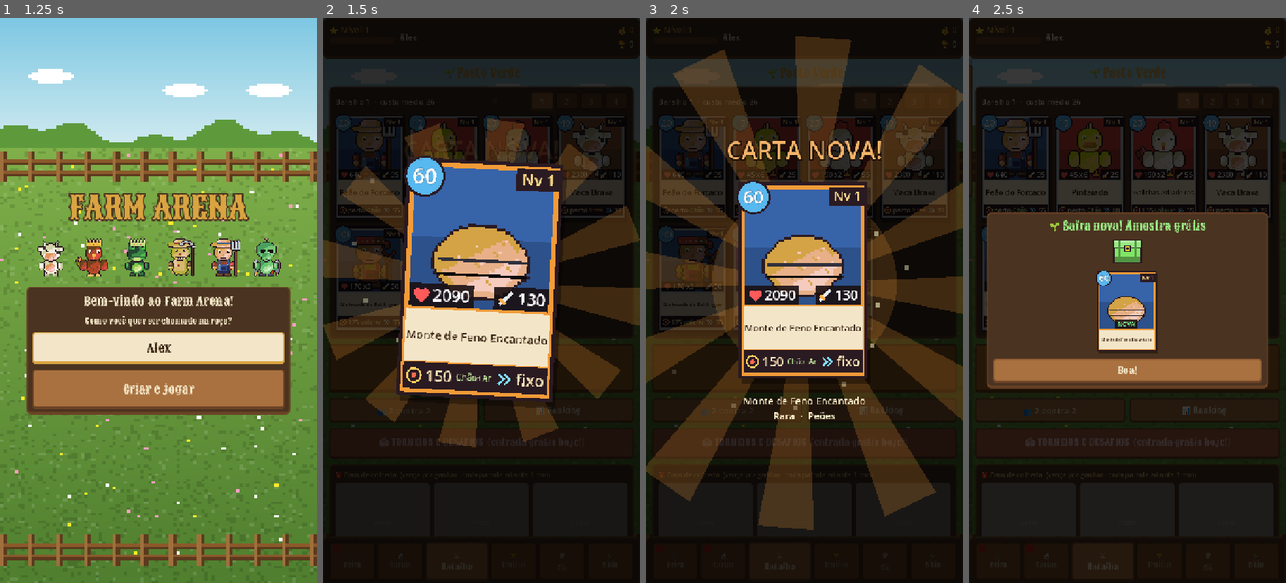
Above: before the commit, frames 1-4 (left to right).
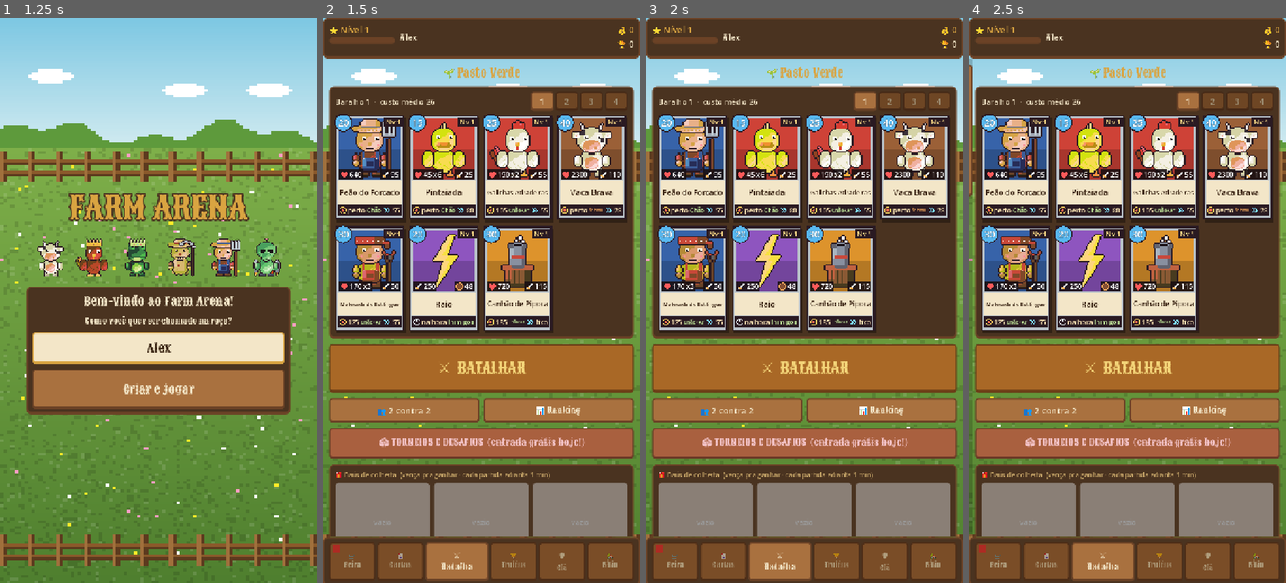
Above: after the commit, the same moments.

Repository: Generadevde/farmarena
Game: Godot game, scene res://Scenes/profile_setup.tscn
Two runs of this game, one before a commit and one after it. Both use one fixed random seed, a clock stepped at 60 frames per second and the inputs below. The engine's default icon, where the game draws it, is replaced by a stand-in: a white triangle on a blue panel in a dark square.
Inputs (mouse positions are in pixels of both pictures, inside the frame that each line leads up to):
- Up to frame 1 (1.25 s): click (158, 345) at 0.52 s; type "Alex" at 0.6 s
- Up to frame 2 (1.5 s): click "Criar e jogar" at 1.25 s
- Up to frame 3 (2 s): no input
- Up to frame 4 (2.5 s): click "1" at 2 s

Frame 1 is identical in both runs. In frame 2, 95% of the frame differs, in the area x 0-100%, y 0-100%; in frame 3, 89%; in frame 4, 94%.

Commit message:
Safra: carta nova vem bloqueada na arena dela; liberada só no dia do lançamento
Co-Authored-By: Claude Fable 5.2 <noreply@anthropic.com>
Claude-Session: https://claude.ai/code/session_01F2c9wwKpd4XWAaAeM55Dzi

Diff:
--- a/Scripts/hub.gd
+++ b/Scripts/hub.gd
@@ -919,12 +919,13 @@
 	if !news.is_empty() and _filter_turma == "" and _filter_kind == 0:
 		var np = _panel(box)
 		np.add_child(_label("🆕 Novidades desta safra", 19, Color(0.5, 1, 0.6)))
+		np.add_child(_wrap("Liberada só no dia do lançamento. Depois, aparece nos baús e na Feira de quem já chegou na arena dela.", 13, ThemeBuilder.COLOR_STAT_LABEL))
 		var ng = _grid(np, 4)
 		for c in news:
 			var nv = CardView.make(c, 150, true)
 			nv.show_level = Progresso.is_owned(c)
-			nv.badge = "NOVIDADE"
-			nv.badge_color = Color(0.5, 1, 0.6)
+			nv.badge = "NOVIDADE" if Progresso.is_owned(c) else "🔒 Arena %d" % maxi(1, c.unlock_arena)
+			nv.badge_color = Color(0.5, 1, 0.6) if Progresso.is_owned(c) else Color(1, 0.85, 0.5)
 			nv.tapped.connect(_show_card_popup)
 			ng.add_child(nv)
 	box.add_child(_label("Fora do baralho: %d carta(s)   ·   coleção %d/%d" % [owned.size(), owned.size() + in_deck.size(), owned.size() + in_deck.size() + missing.size()], 16, ThemeBuilder.COLOR_GOLD))
@@ -2852,7 +2853,7 @@
 					_show_loot("🎁 " + Progresso.CHESTS[int(r["bau"])]["nome"], r["itens"], Color.html(Progresso.CHESTS[int(r["bau"])]["cor"]))
 					return
 				"safra":
-					_show_loot("🌱 Safra nova! Amostra grátis", r["itens"], Color(0.5, 0.9, 0.4))
+					_show_loot("🌱 Dia de lançamento! Carta da safra liberada", r["itens"], Color(0.5, 0.9, 0.4))
 					return
 				"poder":
 					_show_loot("⚡ PODER RARO!", [{"tipo": "poder", "id": str(r["id"])}], Color.html(Progresso.POWERS[str(r["id"])]["cor"]))
--- a/Scripts/safra.gd
+++ b/Scripts/safra.gd
@@ -171,10 +171,20 @@
 	var cards = current_cards()
 	if cards.is_empty():
 		return
-	var result = Progresso.give_card(cards[0], 1)
 	s["missao"] = {"periodo": p, "prog": 0, "pego": false}
-	Progresso._push({"tipo": "safra", "itens": [result]})
+	# carta de safra nasce BLOQUEADA na arena dela. Só no DIA DO LANÇAMENTO
+	# (as primeiras 24h da safra) ela vem liberada, como amostra. Depois disso
+	# é só em baú, Feira e afins, pra quem já chegou na arena da carta.
+	if is_launch_day():
+		var result = Progresso.give_card(cards[0], 1)
+		Progresso._push({"tipo": "safra", "itens": [result]})
 	Progresso.save()
+
+
+## estamos nas primeiras 24h da safra atual?
+func is_launch_day() -> bool:
+	var period_len = SafraTempo.PERIOD_DAYS * 86400.0
+	return fmod(Time.get_unix_time_from_system(), period_len) < 86400.0
 
 
 func mission() -> Dictionary:
